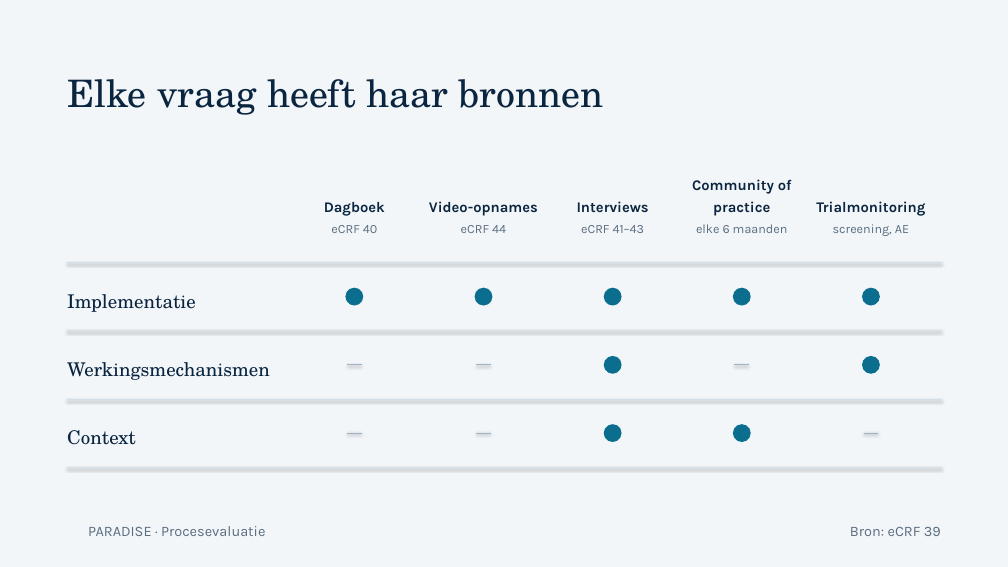
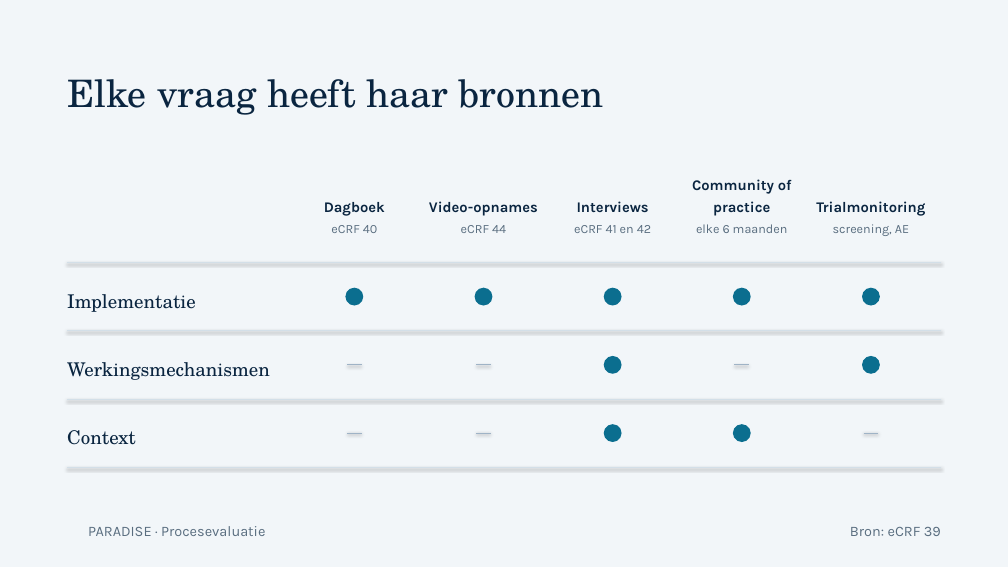
Before and after one commit to Dellfs/paradise-project, a slide deck: slide 5 of PARADISE_presentatie/PARADISE_procesevaluatie_gezondheidseconomie.pptx. Drawn at 1008x567 pixels with LibreOffice and Linux fonts; fonts in the diff are those of the drawing; background and template pictures are left out. Boxes give left, top, right and bottom in pixels: in the first picture for what was removed or moved away, otherwise in the second. Text is boxed around its words. In the diff, an @@ line names an element or a change of style, - is before the commit and + after.

```diff
--- a/PARADISE_presentatie/PARADISE_procesevaluatie_gezondheidseconomie.pptx
+++ b/PARADISE_presentatie/PARADISE_procesevaluatie_gezondheidseconomie.pptx
@@ text at box(574, 225, 651, 233): text changed @@
-eCRF 41–43
+eCRF 41 en 42
```
Also in this commit, not shown: 5 other slides changed, 25 other files.
